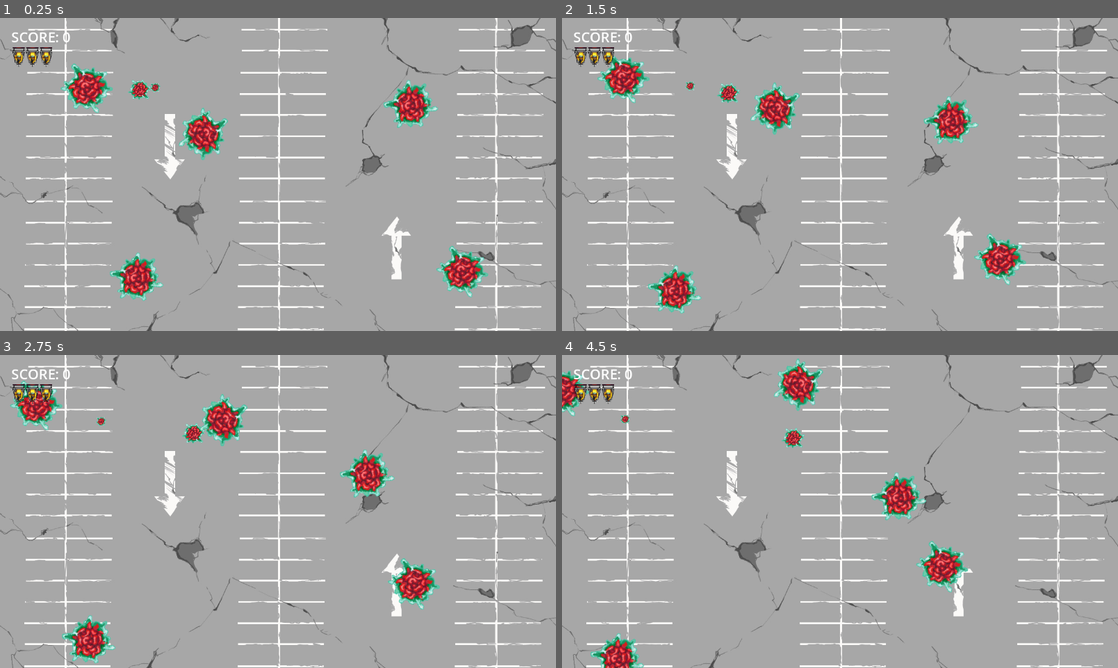
Above: before the commit, frames 1-4 (two rows, left to right).
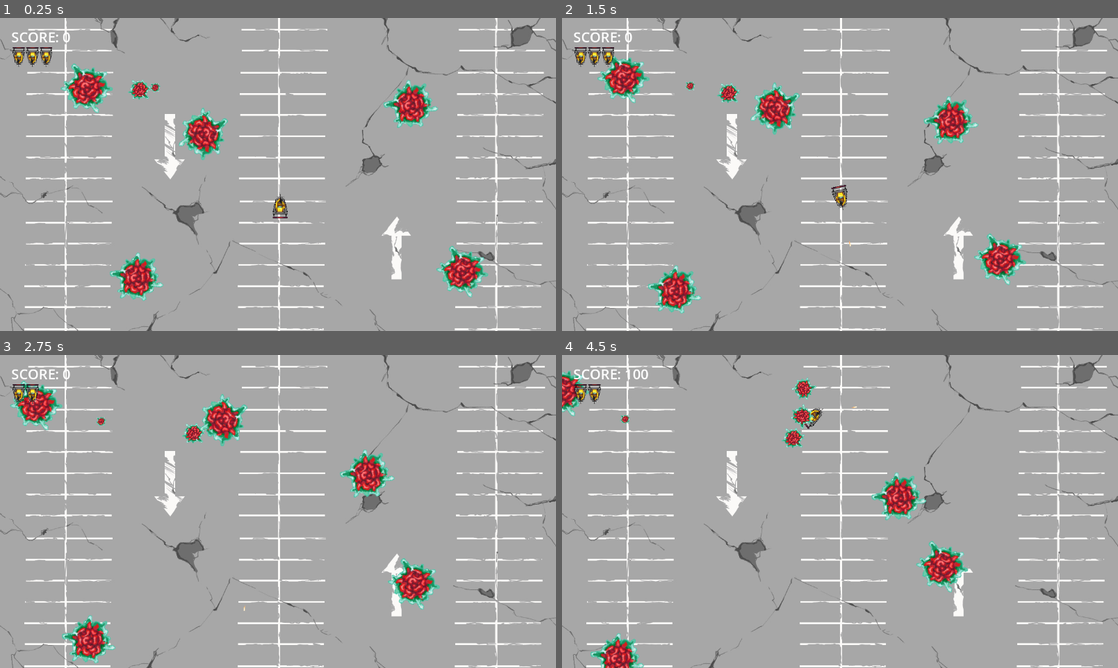
Above: after the commit, the same moments.

Repository: IsaacLandrum/690-Arcade-Shakeout
Game: Godot game, scene res://scenes/game.tscn
Two runs of this game, one before a commit and one after it. Both use one fixed random seed, a clock stepped at 60 frames per second and the inputs below.
Inputs:
- Up to frame 1 (0.25 s): no input
- Up to frame 2 (1.5 s): hold D (rotate_right) 0.53-1.28 s; tap Space (shoot) at 0.6, 1.35 s; hold S (move_backward) from 1.28 s (still down)
- Up to frame 3 (2.75 s): release S (move_backward) at 2.03 s; hold D (rotate_right) from 2.03 s (still down); tap Space (shoot) at 2.1 s
- Up to frame 4 (4.5 s): release D (rotate_right) at 2.78 s; hold W (move_forward) 2.78-3.53 s; tap Space (shoot) at 2.85, 3.6, 4.35 s; hold A (rotate_left) from 3.53 s (still down)

The runs differ from the first frame. In frame 1, 0.1% of the frame differs, in the area x 49-52%, y 56-64%; in frame 2, 0.1%; in frame 3, 0.1%; in frame 4, 1.2%, in the area x 7-54%, y 1-24%.
Error before the commit: Attempt to call function 'connect' in base 'null instance' on a null instance. (res://scripts/game.gd:28)

Commit message:
Re-Add Player

Diff:
--- a/scenes/game.tscn
+++ b/scenes/game.tscn
@@ -1,19 +1,13 @@
-[gd_scene load_steps=10 format=3 uid="uid://dc0jfadk8m1fu"]
+[gd_scene load_steps=9 format=3 uid="uid://dc0jfadk8m1fu"]
 
 [ext_resource type="Script" path="res://scripts/game.gd" id="1_nqcfv"]
-[ext_resource type="PackedScene" uid="uid://c6lplsbhr5ve" path="res://scenes/player.tscn" id="1_x87d5"]
 [ext_resource type="PackedScene" uid="uid://keagktggccri" path="res://scenes/hud.tscn" id="2_2v7m6"]
 [ext_resource type="PackedScene" uid="uid://cf0c8m65ipk8d" path="res://scenes/asteroid_large.tscn" id="2_rfl42"]
 [ext_resource type="PackedScene" uid="uid://clq8q118wkjdl" path="res://scenes/asteroid_med.tscn" id="3_kgi2l"]
 [ext_resource type="PackedScene" uid="uid://de6avbn3e0it0" path="res://scenes/game_over_screen_new.tscn" id="4_pwx0s"]
 [ext_resource type="PackedScene" uid="uid://b1rjv1ois4p5a" path="res://scenes/asteroid_small.tscn" id="4_ruxpw"]
 [ext_resource type="Texture2D" uid="uid://bp0ioge5rexii" path="res://assets/parking_lot_final.jpg" id="8_ii44s"]
-
-[sub_resource type="GDScript" id="GDScript_flxwp"]
-script/source = "extends Control
-
-
-"
+[ext_resource type="PackedScene" uid="uid://c6lplsbhr5ve" path="res://scenes/player.tscn" id="8_itb1j"]
 
 [node name="Game" type="Node2D"]
 script = ExtResource("1_nqcfv")
@@ -68,3 +62,6 @@
 offset_right = 1280.0
 offset_bottom = 720.0
 texture = ExtResource("8_ii44s")
+
+[node name="Player" parent="." instance=ExtResource("8_itb1j")]
+position = Vector2(645, 430)
--- a/scripts/game.gd
+++ b/scripts/game.gd
@@ -4,7 +4,6 @@
 @onready var player = $Player
 @onready var asteroids = $Asteroids
 @onready var hud = $UI/HUD
-@onready var game_over_screen = $UI/GameOverScreen
 @onready var new_game_over_screen = $UI/GameOverScreenNew
 
 var asteroid_large_scene = preload("res://scenes/asteroid_large.tscn")
